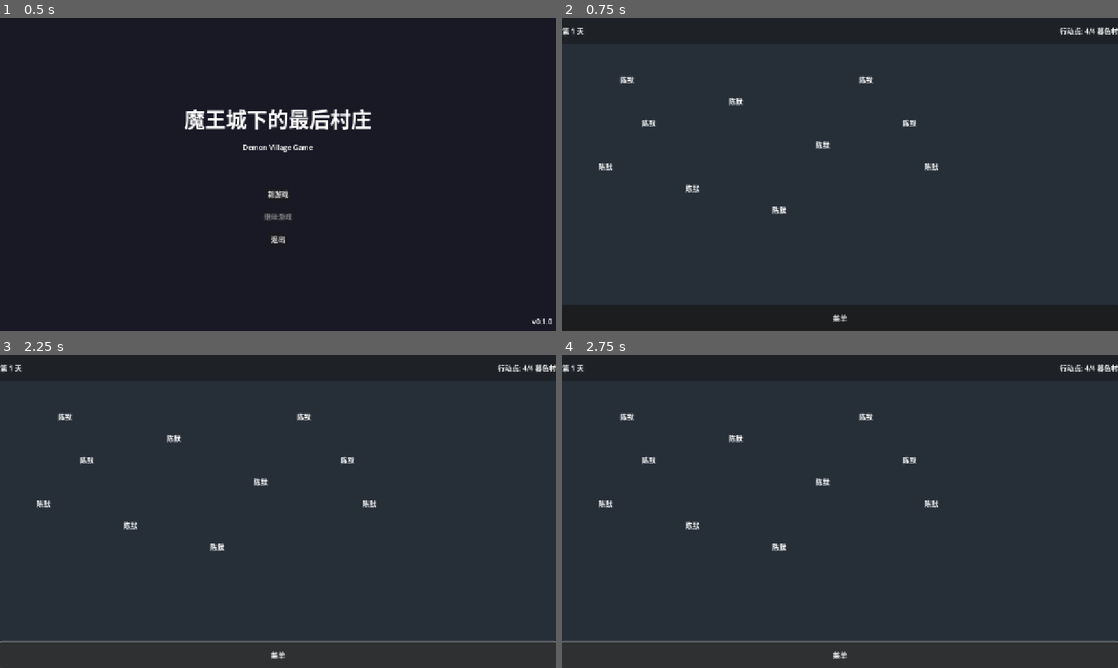
Above: before the commit, frames 1-4 (two rows, left to right).
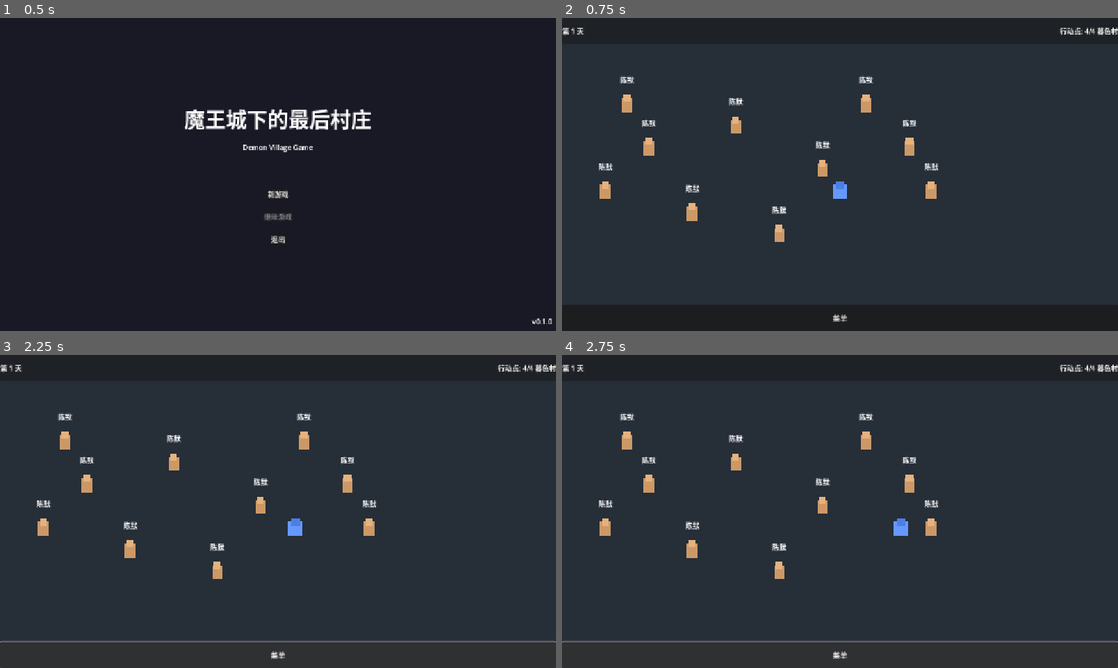
Above: after the commit, the same moments.

Repository: JCVBoss/demon_village_game
Game: Godot game, scene res://scenes/Main.tscn
The game is run twice, just before and just after one commit, with the same random seed, the same clock (stepped at 60 frames per second) and the same inputs.
Inputs:
- Up to frame 1 (0.5 s): no input
- Up to frame 2 (0.75 s): click "新游戏" at 0.5 s
- Up to frame 3 (2.25 s): click "菜单" at 1.25 s; tap Enter (ui_accept) at 2 s; hold Right (ui_right) from 2.03 s (still down); tap E (interact) at 2.1 s
- Up to frame 4 (2.75 s): keep holding Right (ui_right); tap Enter (ui_accept) at 2.27 s

Frame 1 is identical in both runs. In frame 2, 1.1% of the frame differs, in the area x 6-68%, y 24-72%; in frame 3, 1.1%; in frame 4, 1.1%.

Commit message:
fix: 修复玩家和村民不可见的问题
- 将 Sprite2D 替换为 Polygon2D，显示为简单的方块人物
- 玩家：蓝色身体 + 深蓝色头部
- 村民：棕色身体 + 浅棕色头部
- 移除未使用的 Sprite2D 引用

Co-authored-by: Claude <noreply@anthropic.com>

Diff:
--- a/code/scenes/characters/Player.tscn
+++ b/code/scenes/characters/Player.tscn
@@ -16,9 +16,13 @@
 [node name="CollisionShape2D" type="CollisionShape2D" parent="."]
 shape = SubResource("CircleShape2D_collision")
 
-[node name="Sprite2D" type="Sprite2D" parent="."]
-modulate = Color(0.4, 0.6, 1, 1)
-scale = Vector2(0.5, 0.5)
+[node name="PlayerBody" type="Polygon2D" parent="."]
+color = Color(0.4, 0.6, 1, 1)
+polygon = PackedVector2Array(-16, -16, 16, -16, 16, 16, -16, 16)
+
+[node name="PlayerHead" type="Polygon2D" parent="."]
+color = Color(0.3, 0.5, 0.9, 1)
+polygon = PackedVector2Array(-10, -24, 10, -24, 10, -8, -10, -8)
 
 [node name="InteractionArea" type="Area2D" parent="."]
 collision_layer = 0
--- a/code/scenes/characters/Villager.tscn
+++ b/code/scenes/characters/Villager.tscn
@@ -14,8 +14,13 @@
 [node name="CollisionShape2D" type="CollisionShape2D" parent="."]
 shape = SubResource("CircleShape2D_interaction")
 
-[node name="Sprite2D" type="Sprite2D" parent="."]
-scale = Vector2(0.5, 0.5)
+[node name="VillagerBody" type="Polygon2D" parent="."]
+color = Color(0.8, 0.6, 0.4, 1)
+polygon = PackedVector2Array(-12, -16, 12, -16, 12, 16, -12, 16)
+
+[node name="VillagerHead" type="Polygon2D" parent="."]
+color = Color(0.9, 0.7, 0.5, 1)
+polygon = PackedVector2Array(-8, -24, 8, -24, 8, -8, -8, -8)
 
 [node name="NameLabel" type="Label" parent="."]
 offset_left = -40.0
--- a/code/scripts/characters/Player.gd
+++ b/code/scripts/characters/Player.gd
@@ -14,7 +14,8 @@
 var is_in_dialogue: bool = false
 
 # ==================== 节点引用 ====================
-@onready var sprite: Sprite2D = $Sprite2D
+@onready var player_body: Polygon2D = $PlayerBody
+@onready var player_head: Polygon2D = $PlayerHead
 @onready var interaction_area: Area2D = $InteractionArea
 @onready var interaction_label: Label = $InteractionLabel
 
@@ -70,9 +71,13 @@
 		direction = direction.normalized()
 		velocity = direction * speed
 
-		# 翻转精灵朝向
-		if sprite:
-			sprite.flip_h = direction.x < 0
+		# 翻转玩家朝向
+		if direction.x < 0:
+			player_body.scale.x = -1
+			player_head.scale.x = -1
+		elif direction.x > 0:
+			player_body.scale.x = 1
+			player_head.scale.x = 1
 	else:
 		velocity = Vector2.ZERO
 
--- a/code/scripts/characters/Villager.gd
+++ b/code/scripts/characters/Villager.gd
@@ -17,7 +17,6 @@
 var current_trust: int = 0
 
 # ==================== 节点引用 ====================
-@onready var sprite: Sprite2D = $Sprite2D
 @onready var interaction_label: Label = $InteractionLabel
 @onready var name_label: Label = $NameLabel
 @onready var collision: CollisionShape2D = $CollisionShape2D
